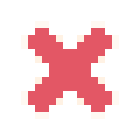
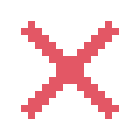
Comparing the layer stacks of the two 140px x 140px images. Changes:
renamed "delete.png" to "Background", painted on it over bbox(21, 21, 119, 119)
